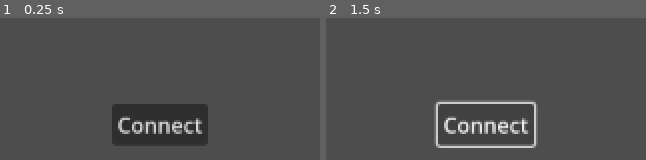
Above: before the commit, frames 1-2 (left to right).
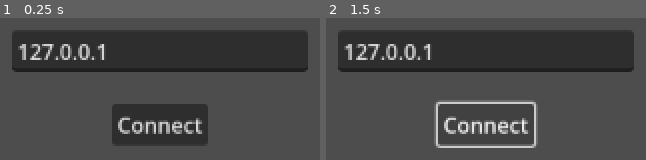
Above: after the commit, the same moments.

Repository: SzyneQ23/Projekt-Snake-Slitherio-PWiR
Game: Godot game, scene res://scenes/tcp_test.tscn
The game is run twice, just before and just after one commit, with the same random seed, the same clock (stepped at 60 frames per second) and the same inputs.
Inputs:
- Up to frame 1 (0.25 s): no input
- Up to frame 2 (1.5 s): click "Connect" at 0.5 s; hold Right (ui_right) from 1.28 s (still down)

The runs differ from the first frame. In frame 1, 25% of the frame differs, in the area x 3-97%, y 9-39%; in frame 2, 25%.

Commit message:
added reusable player indices and IP input field

Diff:
--- a/client/scenes/tcp_test.gd
+++ b/client/scenes/tcp_test.gd
@@ -63,7 +63,7 @@
 	tcp_client.disconnected.connect(_on_disconnected)
 
 func _on_button_pressed():
-	tcp_client.connect_to_host()
+	tcp_client.connect_to_host($UI/IP_TextBox.text)
 
 
 func _process(delta: float) -> void:
@@ -211,6 +211,7 @@
 
 func _on_connected():
 	connect_button.hide()
+	$UI/IP_TextBox.hide()
 
 
 func _on_disconnected():
--- a/client/scenes/tcp_test.tscn
+++ b/client/scenes/tcp_test.tscn
@@ -103,6 +103,21 @@
 grow_horizontal = 0
 theme_override_font_sizes/font_size = 24
 
+[node name="IP_TextBox" type="LineEdit" parent="UI" unique_id=1260495934]
+anchors_preset = 8
+anchor_left = 0.5
+anchor_top = 0.5
+anchor_right = 0.5
+anchor_bottom = 0.5
+offset_left = -111.0
+offset_top = -70.0
+offset_right = 111.0
+offset_bottom = -39.0
+grow_horizontal = 2
+grow_vertical = 2
+text = "127.0.0.1"
+placeholder_text = "IP"
+
 [node name="TileMapLayer" type="TileMapLayer" parent="." unique_id=2112907138]
 tile_set = SubResource("TileSet_s00y6")
 
--- a/client/scripts/autoloads/tcp_client.gd
+++ b/client/scripts/autoloads/tcp_client.gd
@@ -9,7 +9,7 @@
 
 
 # TODO: Ideally these would be pulled from something like a .env file and not hard-coded
-const HOST_ADDRESS = "127.0.0.1"
+var HOST_ADDRESS = "127.0.0.1"
 const HOST_PORT = 5000
 
 const MAX_PLAYER_COUNT = 8
@@ -20,7 +20,8 @@
 func is_connected_to_server() -> bool:
 	return peer_status == StreamPeerSocket.Status.STATUS_CONNECTED
 
-func connect_to_host() -> bool:
+func connect_to_host(ip:String) -> bool:
+	HOST_ADDRESS = ip
 	if peer_status == stream_peer.STATUS_CONNECTED:
 		print_debug("Server connection already established")
 		return true
Not shown, changed: server/src/main.c
